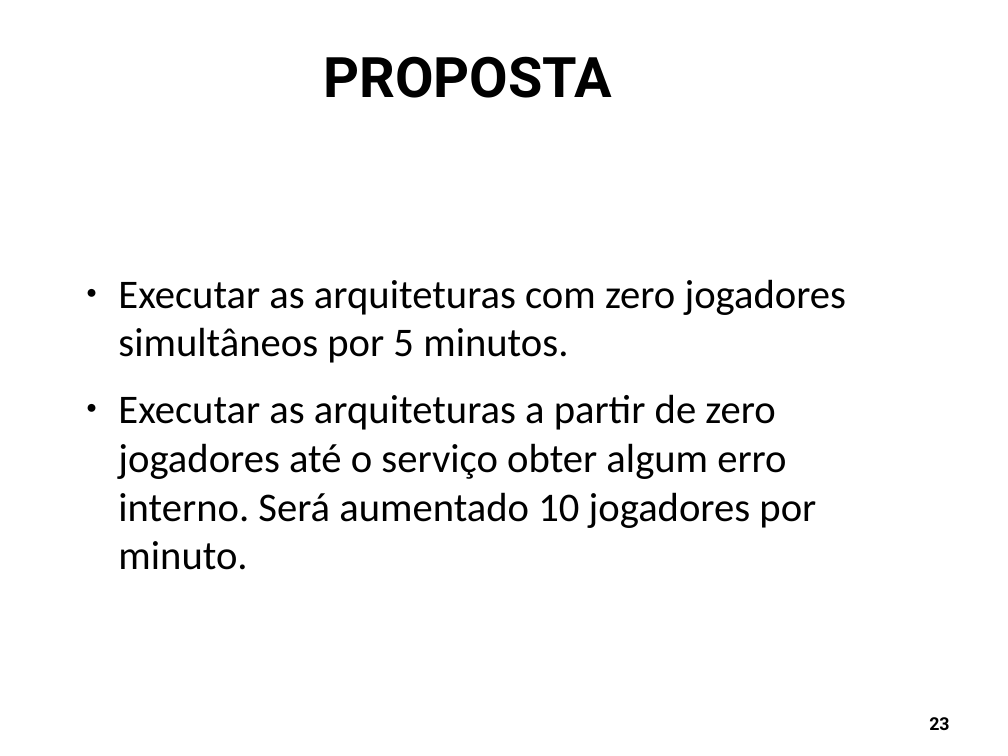
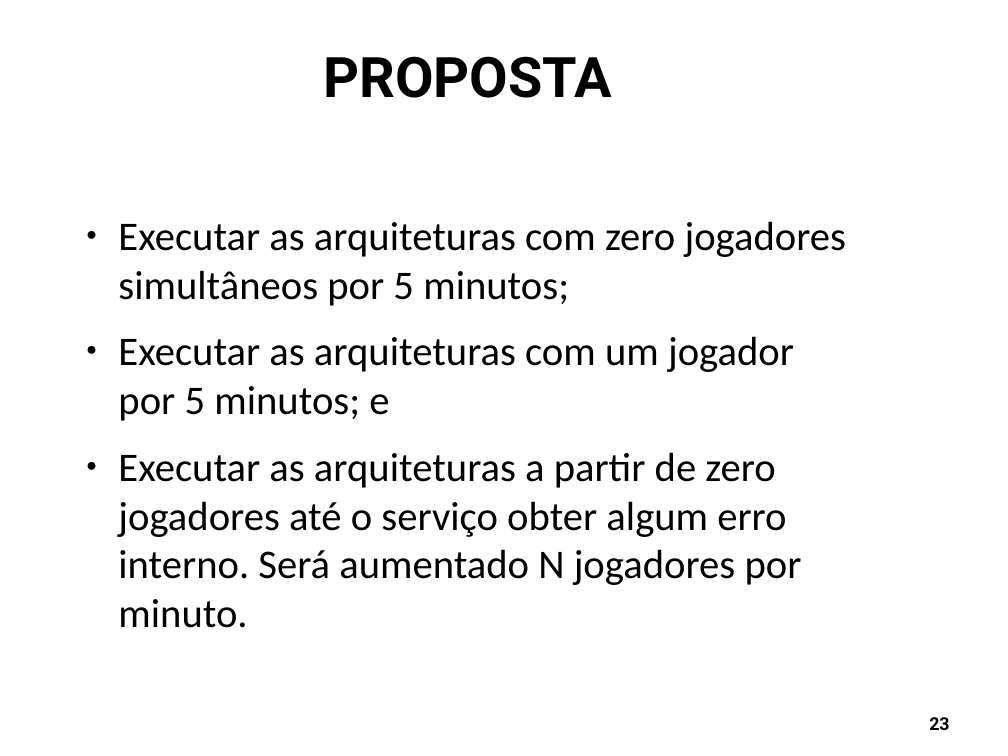
Before and after one commit to Schweigert/TCC, a slide deck: slide 23 of tcc/Apresentacao/apresentacao_tcc1.odp. Drawn at 1008x756 pixels with LibreOffice and Linux fonts; fonts in the diff are those of the drawing; background and template pictures are left out. Boxes give left, top, right and bottom in pixels: in the first picture for what was removed or moved away, otherwise in the second. Text is boxed around its words. In the diff, an @@ line names an element or a change of style, - is before the commit and + after.

```diff
--- a/tcc/Apresentacao/apresentacao_tcc1.odp
+++ b/tcc/Apresentacao/apresentacao_tcc1.odp
@@ text at box(118, 221, 847, 628): text changed @@
-● Executar as arquiteturas com zero jogadores simultâneos por 5 minutos.
-● Executar as arquiteturas a partir de zero jogadores até o serviço obter algum erro interno. Será aumentado 10 jogadores por minuto.
+● Executar as arquiteturas com zero jogadores simultâneos por 5 minutos;
+● Executar as arquiteturas com um jogador por 5 minutos; e
+● Executar as arquiteturas a partir de zero jogadores até o serviço obter algum erro interno. Será aumentado N jogadores por minuto.
```
Also in this commit, not shown: 17 other slides changed, 3 slides removed, 4 other files.
